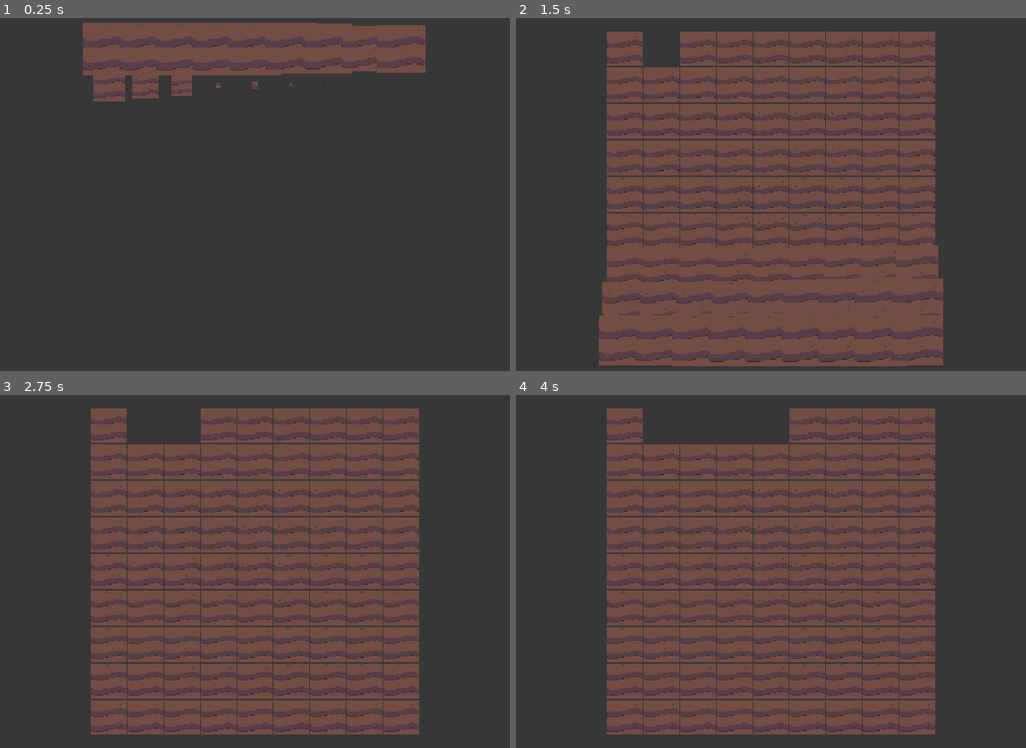
Above: before the commit, frames 1-4 (two rows, left to right).
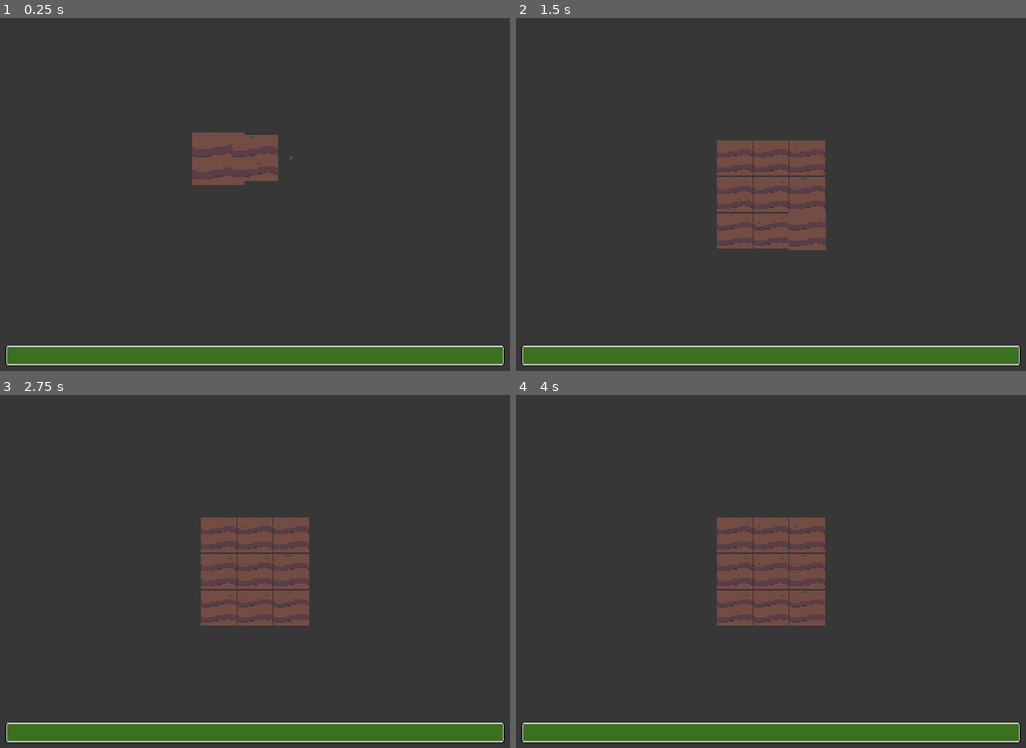
Above: after the commit, the same moments.

Repository: jakoofficial/DigNew
Game: Godot game, scene res://Scenes/DigArea.tscn
Same seed, same stepped clock (60 frames per second), same inputs: the game is played once before the commit and once after it. The engine's default icon, where the game draws it, is replaced by a stand-in: a white triangle on a blue panel in a dark square.
Inputs (mouse positions are in pixels of both pictures, inside the frame that each line leads up to):
- Up to frame 1 (0.25 s): no input
- Up to frame 2 (1.5 s): move the mouse to (623, 49) at 0.52 s; click (623, 49) at 0.67 s; move the mouse to (663, 49) at 1.27 s; click (663, 49) at 1.42 s
- Up to frame 3 (2.75 s): move the mouse to (183, 426) at 2.02 s; click (183, 426) at 2.17 s
- Up to frame 4 (4 s): tap Enter at 2.75 s; move the mouse to (735, 426) at 2.77 s; click (735, 426) at 2.92 s; tap Space at 3.5 s; move the mouse to (771, 426) at 3.52 s; click (771, 426) at 3.67 s

The runs differ from the first frame. In frame 1, 18% of the frame differs, in the area x 1-99%, y 1-99%; in frame 2, 53%, in the area x 1-99%, y 3-99%; in frame 3, 51%; in frame 4, 49%.

Commit message:
Fixed and added new things, like stamina and work on the end screen

Diff:
--- /dev/null
+++ b/Nodes/UI/gui.tscn
@@ -0,0 +1,119 @@
+[gd_scene format=3 uid="uid://cucqucn81wtd0"]
+
+[ext_resource type="Script" uid="uid://la56xoh85oyv" path="res://Scripts/UI/gui.gd" id="1_abalt"]
+[ext_resource type="Theme" uid="uid://e5uj1uvlt6aq" path="res://Themes/UI.tres" id="1_cqtva"]
+[ext_resource type="Texture2D" uid="uid://ds8k6jks6y5l2" path="res://Sprites/Gui.png" id="3_hcnna"]
+[ext_resource type="Texture2D" uid="uid://edq0wdrwnrhq" path="res://Sprites/icon.svg" id="4_ih22j"]
+
+[node name="GUI" type="CanvasLayer" unique_id=909972108]
+script = ExtResource("1_abalt")
+
+[node name="Control" type="Control" parent="." unique_id=1091230842]
+layout_mode = 3
+anchors_preset = 15
+anchor_right = 1.0
+anchor_bottom = 1.0
+grow_horizontal = 2
+grow_vertical = 2
+mouse_filter = 2
+theme = ExtResource("1_cqtva")
+
+[node name="Stamina" type="ProgressBar" parent="Control" unique_id=599931429]
+layout_mode = 1
+anchors_preset = 12
+anchor_top = 1.0
+anchor_right = 1.0
+anchor_bottom = 1.0
+offset_left = 128.0
+offset_top = -48.0
+offset_right = -128.0
+offset_bottom = -16.0
+grow_horizontal = 2
+grow_vertical = 0
+theme_type_variation = &"stamina"
+show_percentage = false
+
+[node name="NinePatchRect" type="NinePatchRect" parent="Control" unique_id=468629555]
+visible = false
+layout_mode = 1
+anchors_preset = 8
+anchor_left = 0.5
+anchor_top = 0.5
+anchor_right = 0.5
+anchor_bottom = 0.5
+offset_left = -192.0
+offset_top = -196.0
+offset_right = 192.0
+offset_bottom = 188.0
+grow_horizontal = 2
+grow_vertical = 2
+texture = ExtResource("3_hcnna")
+region_rect = Rect2(0, 0, 32, 32)
+patch_margin_left = 16
+patch_margin_top = 16
+patch_margin_right = 16
+patch_margin_bottom = 16
+
+[node name="VBoxContainer" type="VBoxContainer" parent="Control/NinePatchRect" unique_id=58026063]
+layout_mode = 1
+anchors_preset = 15
+anchor_right = 1.0
+anchor_bottom = 1.0
+offset_left = 8.0
+offset_top = 8.0
+offset_right = -8.0
+offset_bottom = -8.0
+grow_horizontal = 2
+grow_vertical = 2
+
+[node name="RichTextLabel" type="RichTextLabel" parent="Control/NinePatchRect/VBoxContainer" unique_id=1610114669]
+custom_minimum_size = Vector2(0, 50)
+layout_mode = 2
+theme_type_variation = &"Title"
+bbcode_enabled = true
+text = "No stamina left"
+scroll_active = false
+horizontal_alignment = 1
+vertical_alignment = 1
+
+[node name="PanelContainer" type="PanelContainer" parent="Control/NinePatchRect/VBoxContainer" unique_id=672223101]
+custom_minimum_size = Vector2(355, 1)
+layout_mode = 2
+size_flags_horizontal = 4
+theme_type_variation = &"Line"
+
+[node name="Collection" type="VBoxContainer" parent="Control/NinePatchRect/VBoxContainer" unique_id=1332478508]
+layout_mode = 2
+size_flags_vertical = 3
+
+[node name="HBoxContainer" type="HBoxContainer" parent="Control/NinePatchRect/VBoxContainer/Collection" unique_id=1348019386]
+custom_minimum_size = Vector2(350, 50)
+layout_mode = 2
+size_flags_horizontal = 4
+
+[node name="TextureRect" type="TextureRect" parent="Control/NinePatchRect/VBoxContainer/Collection/HBoxContainer" unique_id=1103645951]
+custom_minimum_size = Vector2(50, 50)
+layout_mode = 2
+texture = ExtResource("4_ih22j")
+expand_mode = 1
+stretch_mode = 5
+
+[node name="ItemName" type="RichTextLabel" parent="Control/NinePatchRect/VBoxContainer/Collection/HBoxContainer" unique_id=1232571443]
+clip_contents = false
+layout_mode = 2
+size_flags_horizontal = 3
+bbcode_enabled = true
+text = "asdadaaad"
+scroll_active = false
+autowrap_mode = 0
+vertical_alignment = 1
+
+[node name="Value" type="RichTextLabel" parent="Control/NinePatchRect/VBoxContainer/Collection/HBoxContainer" unique_id=592421172]
+clip_contents = false
+layout_mode = 2
+size_flags_horizontal = 3
+bbcode_enabled = true
+text = "asdadaaad"
+scroll_active = false
+autowrap_mode = 0
+vertical_alignment = 1
--- a/Scenes/DigArea.tscn
+++ b/Scenes/DigArea.tscn
@@ -3,6 +3,7 @@
 [ext_resource type="PackedScene" uid="uid://d2wrlwh7qtyvo" path="res://Nodes/DigArea/DigSpot.tscn" id="1_1o366"]
 [ext_resource type="Script" uid="uid://bcq0rckispwey" path="res://Scripts/Digs/dig_area.gd" id="1_4pypt"]
 [ext_resource type="Texture2D" uid="uid://daqm0njbumli0" path="res://Sprites/Grass-dirt.png" id="3_b1k6l"]
+[ext_resource type="PackedScene" uid="uid://cucqucn81wtd0" path="res://Nodes/UI/gui.tscn" id="4_3oaxy"]
 
 [node name="DigArea" type="Node2D" unique_id=91950209]
 script = ExtResource("1_4pypt")
@@ -16,3 +17,5 @@
 texture = ExtResource("3_b1k6l")
 region_enabled = true
 region_rect = Rect2(128, 128, 64, 64)
+
+[node name="GUI" parent="." unique_id=909972108 instance=ExtResource("4_3oaxy")]
--- a/Scripts/Bases/DigSpotBase.gd
+++ b/Scripts/Bases/DigSpotBase.gd
@@ -3,6 +3,8 @@
 
 @export var _Name: String = ""
 @export var _SpriteFrame: int = 3
+
+var _Health: int = 2
 var _Ore
 var is_hovered: bool = false
 
--- a/Scripts/Digs/dig_spot.gd
+++ b/Scripts/Digs/dig_spot.gd
@@ -5,7 +5,7 @@
 func Destroy() -> void:
 	GiveOre()
 	area.setCursorPos()
-	call_deferred("queue_free")
+	queue_free()
 
 func GiveOre() -> void:
 	print("give ore")
@@ -32,12 +32,23 @@
 	GM.digspotHover = false
 	Input.set_default_cursor_shape(Input.CURSOR_ARROW)
 
+func _shake() -> void:
+	if tween: tween.kill()
+	tween = get_tree().create_tween().bind_node(self).set_trans(Tween.TRANS_CUBIC)
+	tween.tween_property($Sprite2D, "scale", Vector2(0.9, 0.9), 0.1)
+	tween.chain().tween_property($Sprite2D, "scale", Vector2(1.0, 1.0), 0.1)
+	pass
 
 func _process(delta: float) -> void:
-	if !GM.digReady: return #Fix Timing
+	if !GM.digReady: return
 	if hovered:
-		if FK.JustPressed(AM.action("L_Click")):
-			Destroy()
+		if PS._PStaminaCurr > 0 and FK.JustPressed(AM.action("L_Click")):
+			PS._PStaminaCurr -= 1
+			GM.currUI.UpdateUI()
+			_Health -= PS._PStrength
+
+			if _Health <= 0: Destroy()
+			else: _shake()
 
 	if hovered and Input.get_current_cursor_shape() != Input.CURSOR_POINTING_HAND:
 		GM.digspotHover = true
--- a/Scripts/Globals/GameManager.gd
+++ b/Scripts/Globals/GameManager.gd
@@ -1,10 +1,17 @@
 extends Node
 
-var xSpots: int = 9
-var ySpots: int = 9
+var xSpots: int = 3
+var ySpots: int = 3
 
 var digspotHover: bool = false
 var digReady = false
 
+var digDone: bool = false
+var currUI: CanvasLayer
+
 func _ready() -> void:
 	AM.initAction("L_Click", FKS.NewKey(MOUSE_BUTTON_LEFT, FKS.InputType.Mouse))
+
+func _process(delta: float) -> void:
+	if PS._PStaminaCurr <= 0 and digDone == false:
+		digDone = true
--- a/Scripts/Globals/PlayerStats.gd
+++ b/Scripts/Globals/PlayerStats.gd
@@ -1 +1,5 @@
 extends Node
+
+var _PStrength: int = 2
+var _PStaminaCurr: int = 4
+var _PStaminaMax: int = 4
--- /dev/null
+++ b/Scripts/UI/gui.gd
@@ -0,0 +1,14 @@
+extends CanvasLayer
+
+@onready var stamina: ProgressBar = $Control/Stamina
+
+func _ready() -> void:
+	GM.currUI = self
+	stamina.max_value = PS._PStaminaMax
+	stamina.value = PS._PStaminaCurr
+
+func ResetUI() -> void:
+	stamina.value = PS._PStaminaMax
+
+func UpdateUI() -> void:
+	stamina.value = PS._PStaminaCurr
--- a/Themes/UI.tres
+++ b/Themes/UI.tres
@@ -1,34 +1,11 @@
 [gd_resource type="Theme" format=3 uid="uid://e5uj1uvlt6aq"]
 
 [sub_resource type="StyleBoxFlat" id="StyleBoxFlat_ug1e5"]
-draw_center = false
-corner_radius_top_left = 3
-corner_radius_top_right = 3
-corner_radius_bottom_right = 3
-corner_radius_bottom_left = 3
-shadow_size = 3
-
-[sub_resource type="StyleBoxFlat" id="StyleBoxFlat_0whwl"]
-bg_color = Color(0.39967686, 0.23339394, 0.1469453, 1)
-border_width_left = 2
-border_width_top = 2
-border_width_right = 2
-border_width_bottom = 2
-border_color = Color(0.19121301, 0.11991721, 0.03839218, 1)
-corner_radius_top_left = 10
-corner_radius_top_right = 10
-corner_radius_bottom_right = 10
-corner_radius_bottom_left = 10
-shadow_size = 1
-shadow_offset = Vector2(0, 1)
-
-[sub_resource type="StyleBoxFlat" id="StyleBoxFlat_asoq0"]
-draw_center = false
-corner_radius_top_left = 3
-corner_radius_top_right = 3
-corner_radius_bottom_right = 3
-corner_radius_bottom_left = 3
-shadow_size = 3
+bg_color = Color(0.5568628, 0.31764707, 0.21568628, 0.77254903)
+corner_radius_top_left = 5
+corner_radius_top_right = 5
+corner_radius_bottom_right = 5
+corner_radius_bottom_left = 5
 
 [sub_resource type="StyleBoxFlat" id="StyleBoxFlat_2klf8"]
 bg_color = Color(0.14509805, 0.14509805, 0.14509805, 0.39215687)
@@ -56,32 +33,12 @@
 corner_radius_bottom_left = 3
 
 [resource]
-Backpack/base_type = &"Panel"
-Backpack/styles/panel = SubResource("StyleBoxFlat_ug1e5")
-Backpack_Item/base_type = &"Panel"
-Backpack_Item/styles/panel = SubResource("StyleBoxFlat_0whwl")
-Backpack_item_label/base_type = &"RichTextLabel"
-Backpack_item_label/constants/outline_size = 8
-Backpack_item_label/font_sizes/normal_font_size = 10
-Coordinates/base_type = &"RichTextLabel"
-Coordinates/constants/outline_size = 8
-Coordinates/constants/shadow_offset_y = 8
-Coordinates/font_sizes/normal_font_size = 14
-GameOverPanel/base_type = &"Panel"
-GameOverPanel/styles/panel = SubResource("StyleBoxFlat_asoq0")
-GameOverText/base_type = &"RichTextLabel"
-GameOverText/constants/outline_size = 8
-GameOverText/font_sizes/normal_font_size = 20
-MenuTitle/base_type = &"RichTextLabel"
-MenuTitle/constants/outline_size = 8
-MenuTitle/font_sizes/normal_font_size = 36
+Line/base_type = &"Panel"
+Line/styles/panel = SubResource("StyleBoxFlat_ug1e5")
 RichTextLabel/constants/outline_size = 8
 RichTextLabel/font_sizes/normal_font_size = 10
-ShopBtn/base_type = &"Button"
-ShopBtn/font_sizes/font_size = 10
-Stamina_label/base_type = &"RichTextLabel"
-Stamina_label/constants/outline_size = 8
-Stamina_label/font_sizes/normal_font_size = 10
+Title/base_type = &"RichTextLabel"
+Title/font_sizes/normal_font_size = 16
 stamina/base_type = &"ProgressBar"
 stamina/styles/background = SubResource("StyleBoxFlat_2klf8")
 stamina/styles/fill = SubResource("StyleBoxFlat_f40ue")
Not shown, added: Scripts/UI/gui.gd.uid
